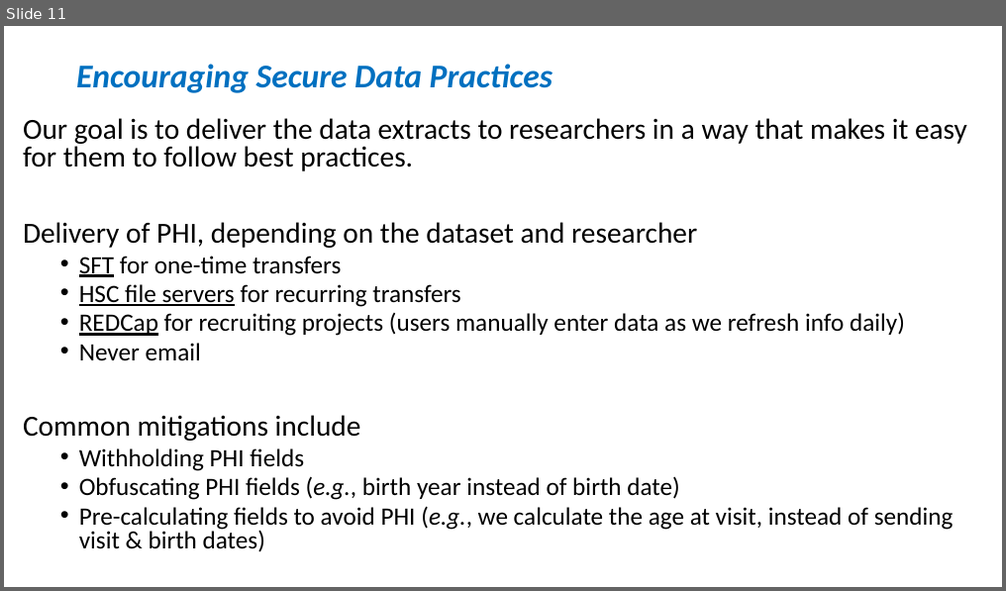
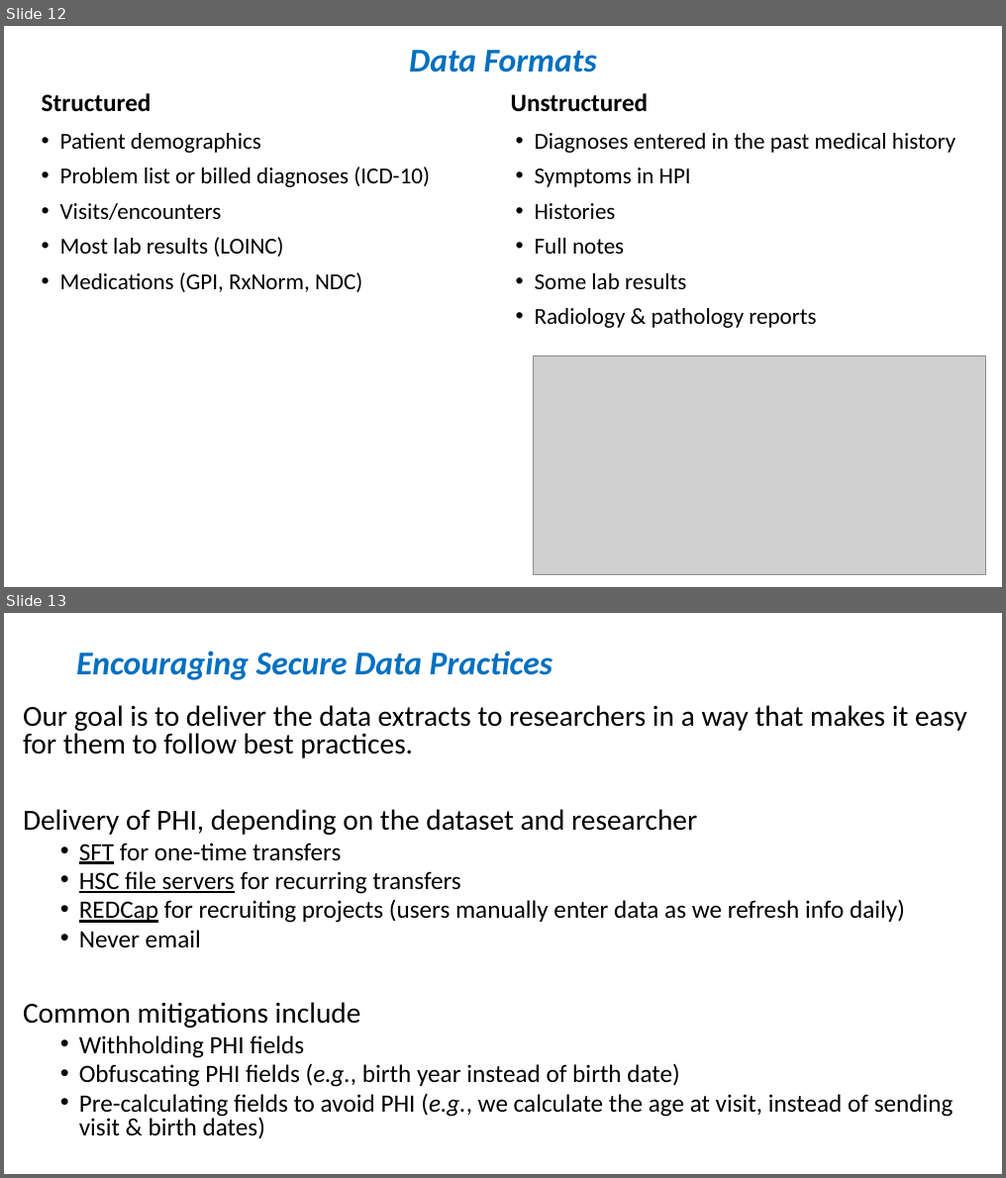
Before and after one commit to OuhscBbmc/prairie-outpost-public, a slide deck: publications/presentation-2024-01-peds-residents-qi/crdw-2024-01.pptx. Shown one above the other, each under a label of ours: slide 11 before the commit, slides 12 and 13 after it. The pictures are 1006x591 and 1006x1178 pixels, drawn with LibreOffice and Linux fonts; fonts in the diff are those of the drawing; grey boxes stand for pictures. Boxes give left, top, right and bottom in pixels: in the first picture for what was removed or moved away, otherwise in the second. Text is boxed around its words. In the diff, an @@ line names an element or a change of style, - is before the commit and + after.

Commit message:
added 2 slides

```diff
--- a/publications/presentation-2024-01-peds-residents-qi/crdw-2024-01.pptx
+++ b/publications/presentation-2024-01-peds-residents-qi/crdw-2024-01.pptx
@@ slide 12 added at [4, 26, 1002, 587], background #FFFFFF @@
@@ title added at [409, 50, 597, 73], 32 pt, text #0070C0, bold, italic @@
+Data Formats
@@ text added at [42, 93, 152, 112], 24 pt, text #000000, bold @@
+Structured
@@ text added at [511, 93, 648, 112], 24 pt, text #000000, bold @@
+Unstructured
@@ text added at [60, 133, 430, 292], 22 pt, text #000000 @@
+• Patient demographics
+• Problem list or billed diagnoses (ICD-10)
+• Visits/encounters
+• Most lab results (LOINC)
+• Medications (GPI, RxNorm, NDC)
@@ text added at [535, 133, 955, 328], 22 pt, text #000000 @@
+• Diagnoses entered in the past medical history
+• Symptoms in HPI
+• Histories
+• Full notes
+• Some lab results
+• Radiology & pathology reports
@@ picture added at [534, 356, 985, 574] @@
@@ what was slide 11 is now slide 13 @@
```
Also in this commit, not shown: 1 slide changed, 1 other slide added.
